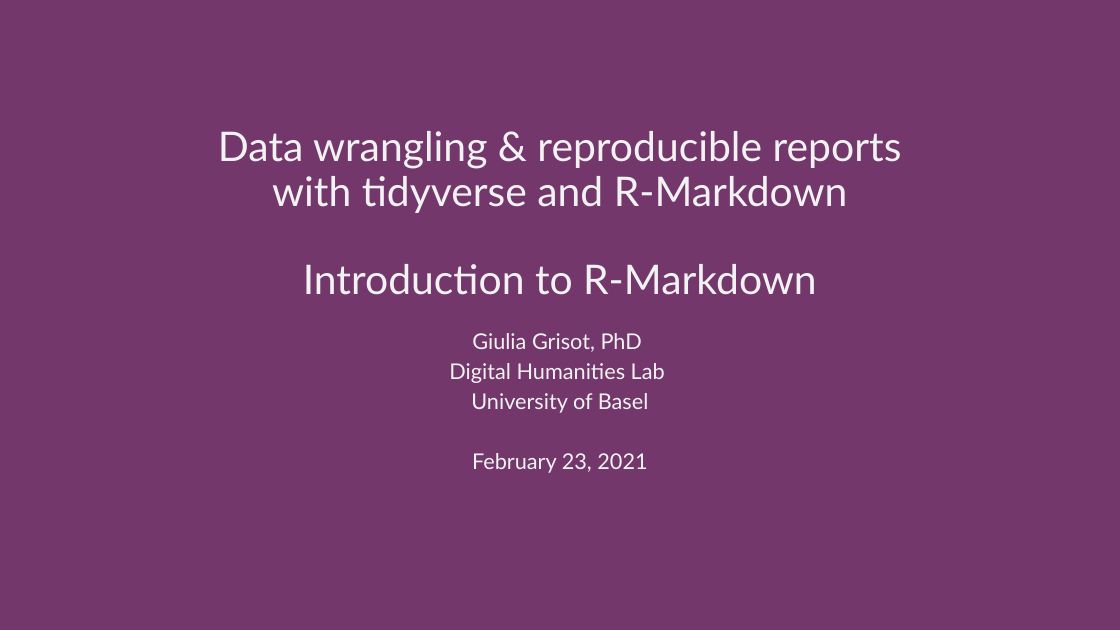
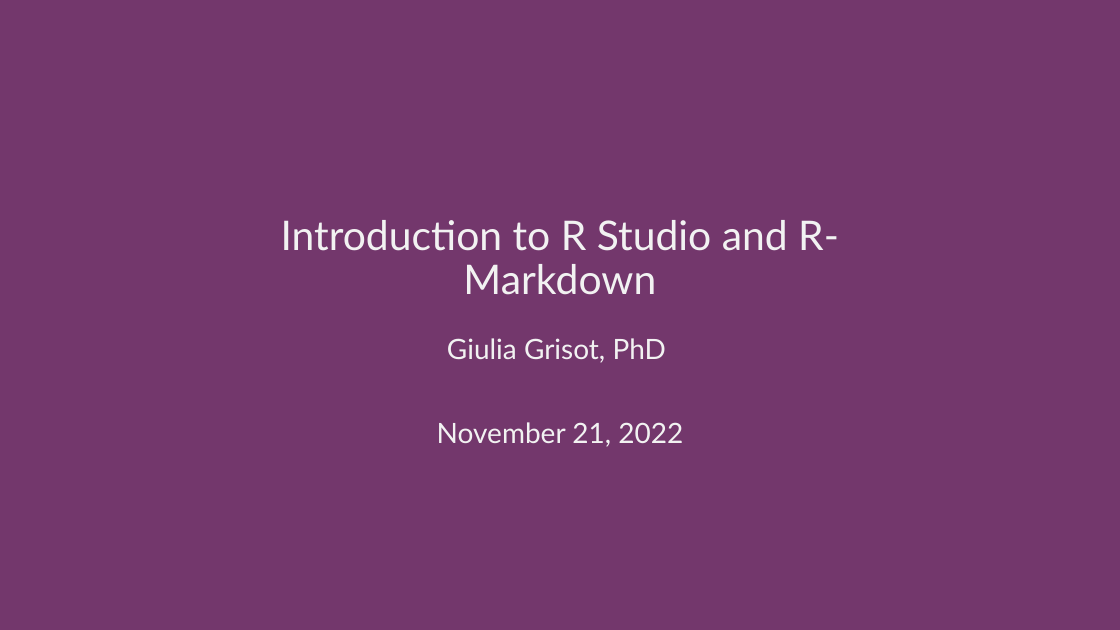
Before and after one commit to giuliagrisot/R_Markdown_workshop_CDH, a slide deck: slide 1 of rmarkdown_pres.pptx. Drawn at 1120x630 pixels with LibreOffice and Linux fonts; fonts in the diff are those of the drawing. Boxes give left, top, right and bottom in pixels: in the first picture for what was removed or moved away, otherwise in the second. Text is boxed around its words. In the diff, an @@ line names an element or a change of style, - is before the commit and + after.

Commit message:
ppt

```diff
--- a/rmarkdown_pres.pptx
+++ b/rmarkdown_pres.pptx
@@ title at (281,220,839,295): text changed @@
-Data wrangling & reproducible reports with tidyverse and R-Markdown
-Introduction to R-Markdown
+Introduction to R Studio and R-Markdown
@@ subtitle at (447,338,666,363): size 18.6 to 24 pt in "Giulia Grisot, PhD"; line spacing 0.7 to 0.9 @@
@@ subtitle at (437,422,683,447): text changed; size 18.6 to 24 pt @@
-Digital Humanities Lab
-University of Basel
-February 23, 2021
+November 21, 2022
```
Also in this commit, not shown: 1 other slide changed, 1 slide added, 1 slide removed, 1 other file.
